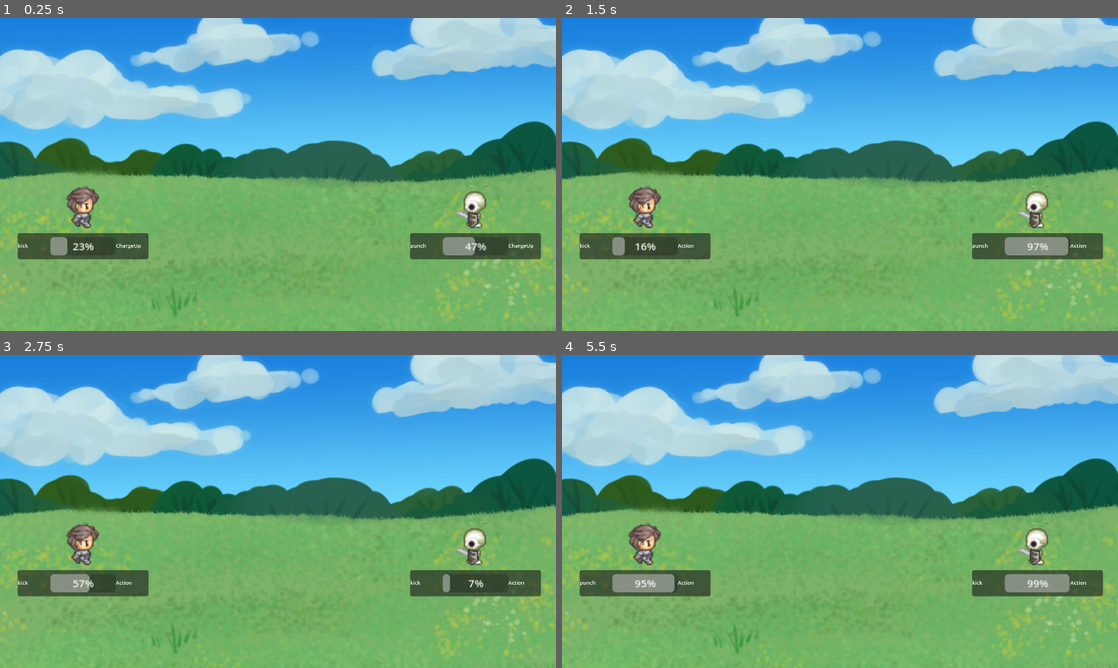
Above: before the commit, frames 1-4 (two rows, left to right).
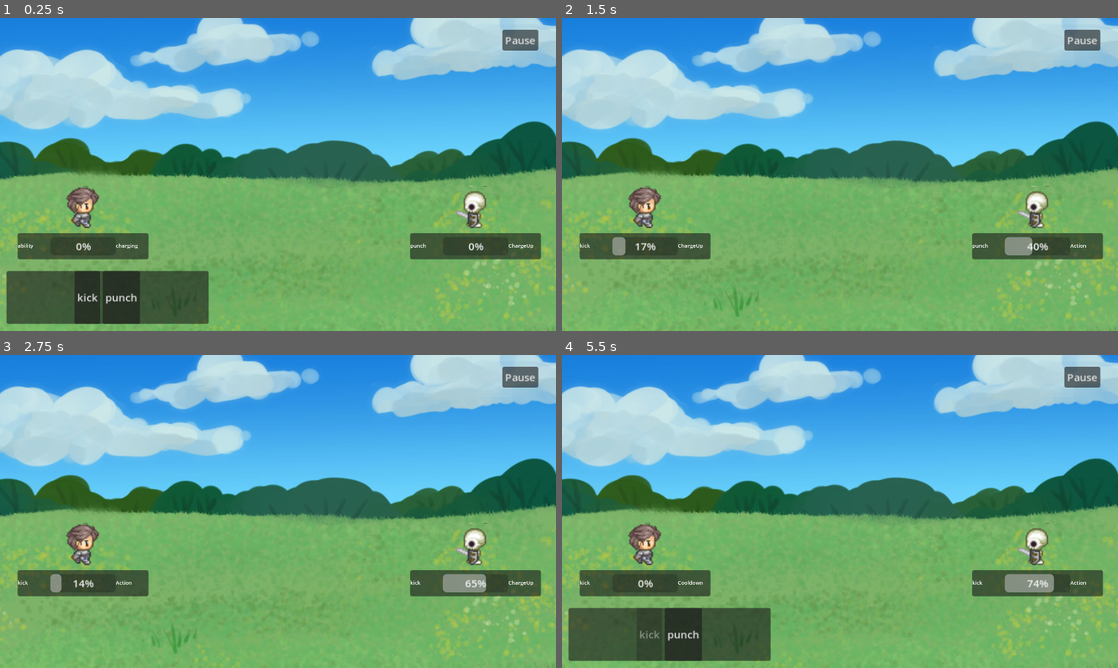
Above: after the commit, the same moments.

Repository: barnerd/RPG
Game: Godot game, scene res://BattleSystem/battle_system.tscn
Same seed, same stepped clock (60 frames per second), same inputs: the game is played once before the commit and once after it. This scene is started directly instead of the project's main scene.
Inputs (mouse positions are in pixels of both pictures, inside the frame that each line leads up to):
- Up to frame 1 (0.25 s): no input
- Up to frame 2 (1.5 s): click (1084, 39) at 0.5 s, where only the run after the commit has a clickable "Pause"; click (650, 296) at 1.25 s, where only the run after the commit has a clickable "kick"
- Up to frame 3 (2.75 s): tap Enter (attack) at 2 s; hold D (move_right) from 2.03 s (still down); hold Enter (attack) from 2.03 s (still down)
- Up to frame 4 (5.5 s): release D (move_right) at 2.78 s; release Enter (attack) at 2.78 s; hold S (move_down) 2.78-3.53 s; tap Enter (attack) at 2.85, 4.35 s; hold D (move_right) 3.53-4.28 s; hold Enter (attack) 3.53-4.28 s; hold W (move_up) 4.28-5.03 s; hold A (move_left) from 5.03 s (still down); hold Enter (attack) from 5.03 s (still down)

The runs differ from the first frame. In frame 1, 7.3% of the frame differs, in the area x 1-97%, y 3-98%; in frame 2, 0.9%; in frame 3, 1.1%; in frame 4, 7.5%.

Commit message:
Ability Select
Added pause on ability select, added UI for ability select, track which group battle actors are in (player vs enemy)

Diff:
--- /dev/null
+++ b/BattleSystem/AbilityButtonUI.gd
@@ -0,0 +1,17 @@
+extends Button
+class_name AbilityButtonUI
+
+var ability: Ability
+
+signal ability_button_pressed(ability: Ability)
+
+
+func update_ability_data(_ability: Ability) -> void:
+	ability = _ability
+	set_text(ability.data.alias)
+	visible = true
+	disabled = ability.state != AbilityData.State.IDLE
+
+
+func _on_pressed() -> void:
+	ability_button_pressed.emit(ability)
--- /dev/null
+++ b/BattleSystem/AbilitySelectorUI.gd
@@ -0,0 +1,27 @@
+extends PanelContainer
+
+const ability_button_scene = preload("res://BattleSystem/battleUI_player_ability_button.tscn")
+var current_actor: BattleActor
+
+signal ability_selected(ability: Ability)
+
+
+func generate_ability_buttons(actor: BattleActor) -> void:
+	print("creating UI buttons for abilities for " + actor.data.alias)
+	print("the player has " + str(actor.abilities.size()) + " abilities")
+	current_actor = actor
+	for i in actor.abilities:
+		var instance = ability_button_scene.instantiate() as AbilityButtonUI
+		instance.update_ability_data(i)
+		instance.ability_button_pressed.connect(on_ability_button_pressed)
+		$HBoxContainer.add_child(instance)
+
+
+func on_ability_button_pressed(ability: Ability) -> void:
+	current_actor.active_ability = ability
+	current_actor.start_ability()
+	# destory ability_buttons
+	for i in $HBoxContainer.get_children():
+		i.queue_free()
+	visible = false
+	ability_selected.emit(ability)
--- a/BattleSystem/BattleActors/battle_actor.gd
+++ b/BattleSystem/BattleActors/battle_actor.gd
@@ -9,6 +9,10 @@
 @export var data: BattleActorData
 var abilities: Array[Ability]
 var active_ability: Ability
+
+var battle_group: BattleSystem.Battle_Group
+
+signal battleUI_ability_required(actor: BattleActor)
 
 
 func _ready() -> void:
@@ -35,19 +39,35 @@
 
 
 func pick_ability() -> void:
-	active_ability = null
+	print("this is an " + BattleSystem.Battle_Group.keys()[battle_group])
+	# if battle_group = Player, then pause battle and launch UI
+	if battle_group == BattleSystem.Battle_Group.ENEMY:
+		active_ability = AI_pick_ability()
+		if not active_ability:
+			print("no ability to pick")
+		start_ability()
+	else:
+		print("battleUI_ability_required emit")
+		battleUI_ability_required.emit(self)
+
+
+func AI_pick_ability() -> Ability:
+	var new_ability = null
 	for i in abilities:
 		if i.state == AbilityData.State.IDLE:
-			active_ability = i
-			print(data.alias + " picked " + active_ability.data.alias)
+			new_ability = i
+			print(data.alias + " picked " + new_ability.data.alias)
 			break
-	if not active_ability:
-		print("no ability to pick")
-	update_UI()
-	active_ability.start_ability()
+	return new_ability
 
 
-func update_UI() -> void:
+func start_ability() -> void:
+	if active_ability:
+		update_abilitybar_UI()
+		active_ability.start_ability()
+
+
+func update_abilitybar_UI() -> void:
 	if active_ability:
 		$AbilityPanel/ProgressBar.timer = active_ability.timer
 		$AbilityPanel/Name.text = active_ability.data.alias
--- /dev/null
+++ b/BattleSystem/battleUI_player_ability_button.tscn
@@ -0,0 +1,13 @@
+[gd_scene load_steps=2 format=3 uid="uid://cyjum0l472fs2"]
+
+[ext_resource type="Script" path="res://BattleSystem/AbilityButtonUI.gd" id="1_ke1ji"]
+
+[node name="Button" type="Button"]
+offset_left = 38.0
+offset_top = 23.0
+offset_right = 110.0
+offset_bottom = 54.0
+text = "Ability A"
+script = ExtResource("1_ke1ji")
+
+[connection signal="pressed" from="." to="." method="_on_pressed"]
--- a/BattleSystem/battle_system.gd
+++ b/BattleSystem/battle_system.gd
@@ -11,18 +11,26 @@
 
 var paused: bool: set = set_paused
 
+enum Battle_Group {PLAYER, ENEMY}
+
 
 func _ready() -> void:
 	# flash start banner and then emit
+	$AbilitySelectorUI.visible = false
 	generate_battle_actor(playerData, true)
 	generate_battle_actor(enemyData, false)
 	battle_started.emit()
 
 
-func set_paused(value: bool = true) -> void:
+func set_paused(value: bool) -> void:
 	paused = value
+	print ("paused: " + ("True" if paused else "False"))
 	# call signal to pause/unpause battle elements
 	battle_paused.emit(paused)
+
+
+func flip_paused() -> void:
+	paused = not paused
 
 
 func generate_battle_actor(_data: BattleActorData, _left_side: bool) -> void:
@@ -30,11 +38,25 @@
 	instance.data = _data
 	instance.face_left(not _left_side)
 	instance.generate_ability_nodes(self)
+	instance.battleUI_ability_required.connect(on_battleUI_ability_required)
 	battle_started.connect(instance.pick_ability)
 	if _left_side:
+		instance.battle_group = Battle_Group.PLAYER
 		$LeftSide.add_child(instance)
 	else:
+		instance.battle_group = Battle_Group.ENEMY
 		$RightSide.add_child(instance)
+
+
+func on_battleUI_ability_required(actor: BattleActor) -> void:
+	flip_paused()
+	print("need to pick ability and launch UI")
+	$AbilitySelectorUI.generate_ability_buttons(actor)
+	$AbilitySelectorUI.visible = true
+
+
+func on_ability_button_pressed(_ability: Ability) -> void:
+	paused = false
 
 
 # signal for death?
--- a/BattleSystem/battle_system.tscn
+++ b/BattleSystem/battle_system.tscn
@@ -1,9 +1,10 @@
-[gd_scene load_steps=5 format=3 uid="uid://digt2xoplo7gv"]
+[gd_scene load_steps=6 format=3 uid="uid://digt2xoplo7gv"]
 
 [ext_resource type="Script" path="res://BattleSystem/battle_system.gd" id="1_0xd58"]
 [ext_resource type="Resource" uid="uid://bwrnem1ca2337" path="res://BattleSystem/BattleActors/skeleton.tres" id="2_oq5xb"]
 [ext_resource type="Texture2D" uid="uid://y2l4v2bkbcvt" path="res://BattleSystem/Backgrounds/free_harpg_background_by_accaliarose_db5nnd7-fullview.jpeg" id="3_qsjo0"]
 [ext_resource type="Resource" uid="uid://cydm0reprs2pn" path="res://BattleSystem/BattleActors/player.tres" id="5_17io4"]
+[ext_resource type="Script" path="res://BattleSystem/AbilitySelectorUI.gd" id="5_xhmmf"]
 
 [node name="BattleSystem" type="Node2D"]
 script = ExtResource("1_0xd58")
@@ -22,3 +23,25 @@
 position = Vector2(300, 50)
 
 [node name="Camera2D" type="Camera2D" parent="."]
+
+[node name="Pause Button" type="Button" parent="."]
+offset_left = 343.0
+offset_top = -222.0
+offset_right = 398.0
+offset_bottom = -191.0
+text = "Pause"
+
+[node name="AbilitySelectorUI" type="PanelContainer" parent="."]
+visible = false
+offset_left = -415.0
+offset_top = 148.0
+offset_right = -106.0
+offset_bottom = 229.0
+script = ExtResource("5_xhmmf")
+
+[node name="HBoxContainer" type="HBoxContainer" parent="AbilitySelectorUI"]
+layout_mode = 2
+alignment = 1
+
+[connection signal="pressed" from="Pause Button" to="." method="flip_paused"]
+[connection signal="ability_selected" from="AbilitySelectorUI" to="." method="on_ability_button_pressed"]
